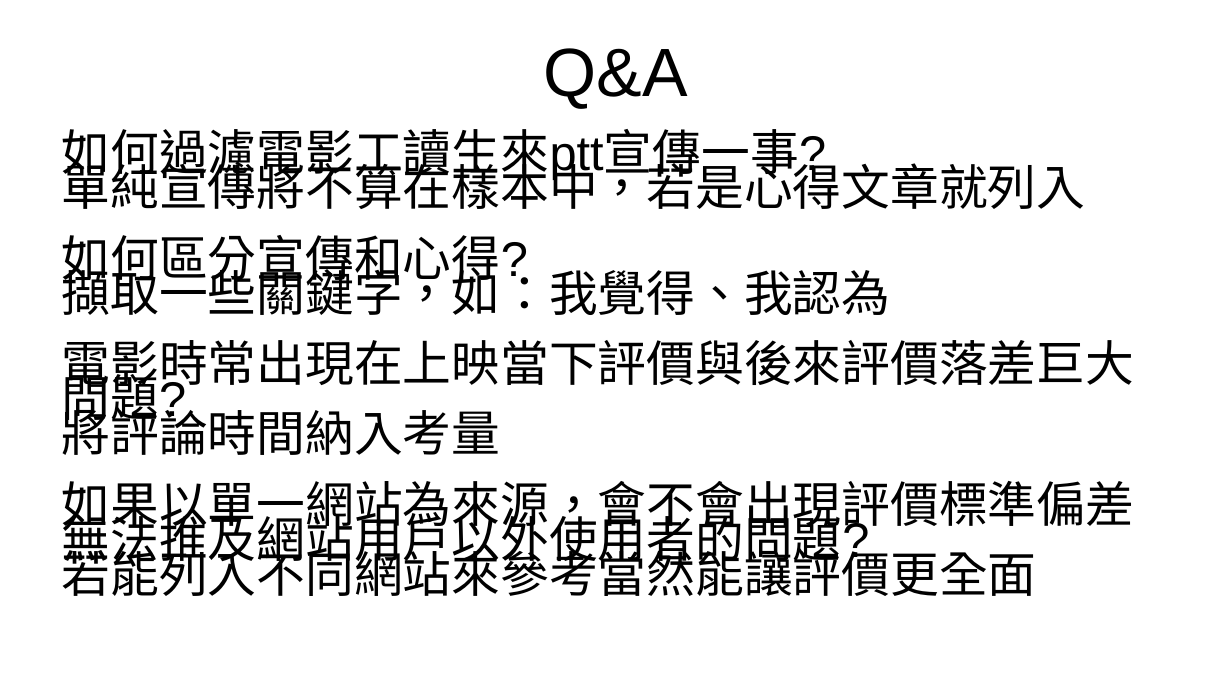
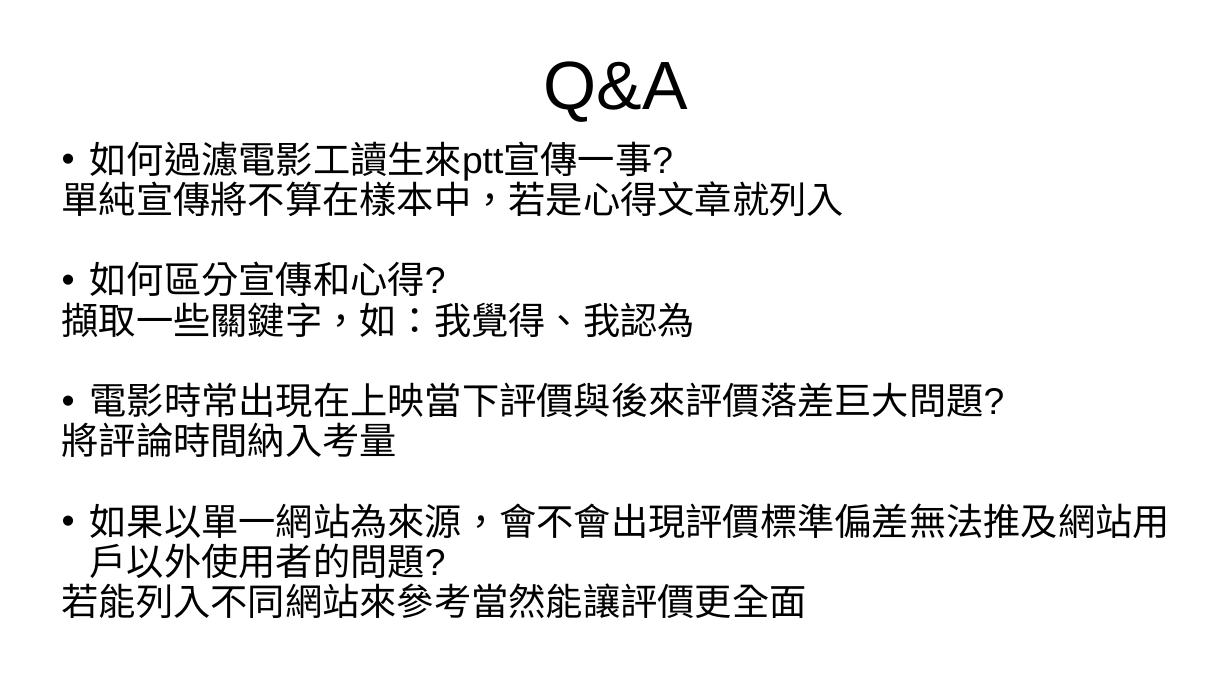
Before and after one commit to PeterWolf-tw/NTNU_TextProcessing_2020, a slide deck: slide 9 of week14/Week14_potato.odp. Drawn at 1232x693 pixels with LibreOffice and Linux fonts; fonts in the diff are those of the drawing; background and template pictures are left out. Boxes give left, top, right and bottom in pixels: in the first picture for what was removed or moved away, otherwise in the second. Text is boxed around its words. In the diff, an @@ line names an element or a change of style, - is before the commit and + after.

```diff
--- a/week14/Week14_potato.odp
+++ b/week14/Week14_potato.odp
@@ title "Q&A": place and size @@
-title "Q&A" at (544,48,688,108)
+title "Q&A" at (544,61,688,122)
@@ text "如何過濾電影工讀生來ptt宣傳一事?": place and size @@
-text "如何過濾電影工讀生來ptt宣傳一事?" at (62,129,1135,596)
+text "如何過濾電影工讀生來ptt宣傳一事?" at (62,141,1170,618)
@@ text "如何過濾電影工讀生來ptt宣傳一事?" at (62,141,1170,618): size 31.4 to 24 pt; bullet none to •; line spacing 0.6 to 0.9 @@
```
